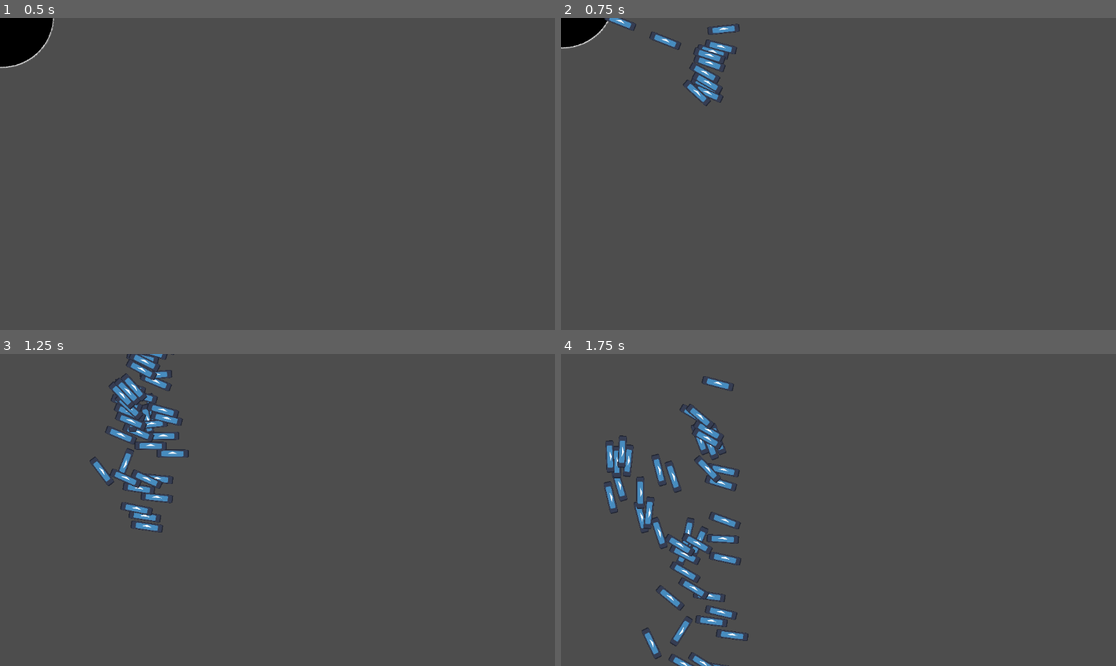
Above: before the commit, frames 1-4 (two rows, left to right).
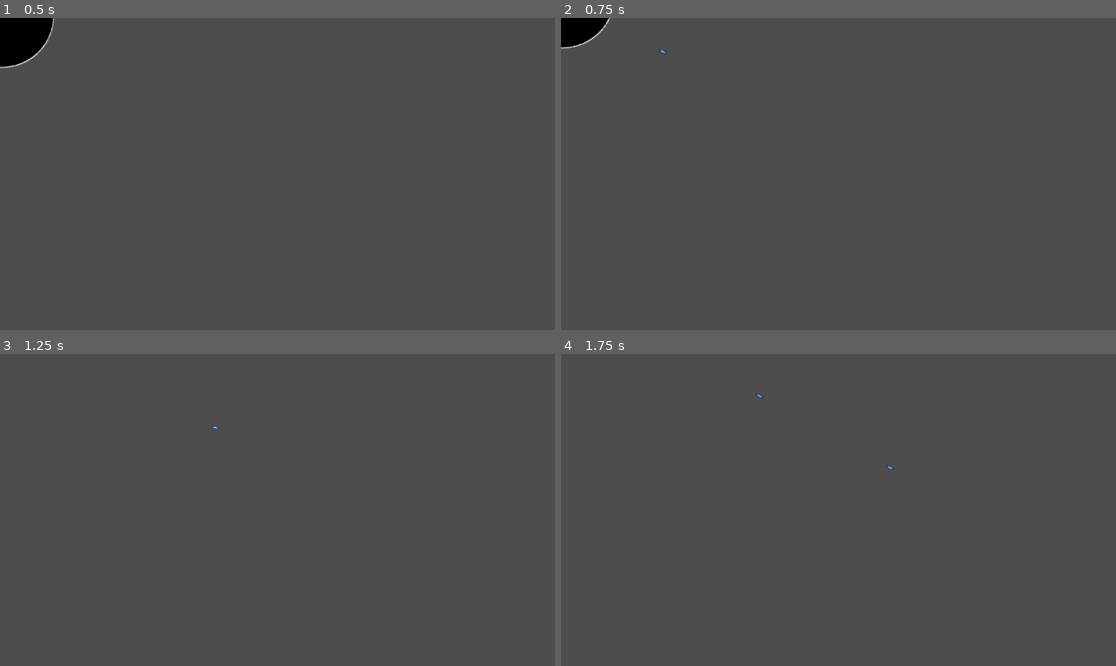
Above: after the commit, the same moments.

Repository: LagkageGobler/slutProjekt
Game: Godot game, scene res://player1.tscn
Same seed, same stepped clock (60 frames per second), same inputs: the game is played once before the commit and once after it. The engine's default icon, where the game draws it, is replaced by a stand-in: a white triangle on a blue panel in a dark square.
Inputs (mouse positions are in pixels of both pictures, inside the frame that each line leads up to):
- Up to frame 1 (0.5 s): no input
- Up to frame 2 (0.75 s): tap Enter at 0.5 s; move the mouse to (960, 158) at 0.52 s; press the mouse at (960, 158) at 0.53 s; hold W (up) from 0.53 s (still down)
- Up to frame 3 (1.25 s): keep holding W (up)
- Up to frame 4 (1.75 s): move the mouse to (727, 525) at 1.27 s; release W (up) at 1.28 s; release the mouse at (727, 525) at 1.28 s; click (727, 525) at 1.35 s

Frame 1 is identical in both runs. In frame 2, 1.0% of the frame differs, in the area x 7-33%, y 0-29%; in frame 3, 2.7%; in frame 4, 3.6%, in the area x 7-60%, y 7-100%.

Commit message:
fået bullets til at virke

Diff:
--- a/slutprojekt/bullet.gd
+++ b/slutprojekt/bullet.gd
@@ -1,4 +1,9 @@
-extends RigidBody2D
-var bullet_speed = 100
+extends Area2D
+var bullet_speed = 500
 func _physics_process(delta: float) -> void:
-	position += transform.x * bullet_speed
+	position += transform.x * bullet_speed * delta
+
+
+
+func _on_area_shape_entered(area_rid: RID, area: Area2D, area_shape_index: int, local_shape_index: int) -> void:
+	queue_free()
--- a/slutprojekt/bullet.tscn
+++ b/slutprojekt/bullet.tscn
@@ -3,15 +3,17 @@
 [ext_resource type="Script" path="res://bullet.gd" id="1_dj3oy"]
 [ext_resource type="Texture2D" uid="uid://dn2t7jhgebbfn" path="res://icon.svg" id="2_5a6n0"]
 
-[sub_resource type="RectangleShape2D" id="RectangleShape2D_p3mwv"]
-size = Vector2(66, 16)
+[sub_resource type="RectangleShape2D" id="RectangleShape2D_02wdm"]
+size = Vector2(16, 6)
 
-[node name="Bullet" type="RigidBody2D"]
+[node name="Bullet" type="Area2D"]
 script = ExtResource("1_dj3oy")
 
 [node name="Sprite2D" type="Sprite2D" parent="."]
-scale = Vector2(0.523438, 0.132813)
+scale = Vector2(0.125, 0.046875)
 texture = ExtResource("2_5a6n0")
 
 [node name="CollisionShape2D" type="CollisionShape2D" parent="."]
-shape = SubResource("RectangleShape2D_p3mwv")
+shape = SubResource("RectangleShape2D_02wdm")
+
+[connection signal="area_shape_entered" from="." to="." method="_on_area_shape_entered"]
--- a/slutprojekt/player1.gd
+++ b/slutprojekt/player1.gd
@@ -31,3 +31,9 @@
 		bullet_instance.rotation_degrees = rotation_degrees
 		bullet_instance.position = $Bullet_point.get_global_position()
 		get_tree().get_root().add_child(bullet_instance)
+		can_fire = false
+		$FireRate.start(0.5)
+
+
+func _on_timer_timeout() -> void:
+	can_fire = true
--- a/slutprojekt/player1.tscn
+++ b/slutprojekt/player1.tscn
@@ -19,3 +19,8 @@
 
 [node name="Bullet_point" type="Node2D" parent="."]
 position = Vector2(132, -1)
+
+[node name="FireRate" type="Timer" parent="."]
+wait_time = 0.1
+
+[connection signal="timeout" from="FireRate" to="." method="_on_timer_timeout"]
